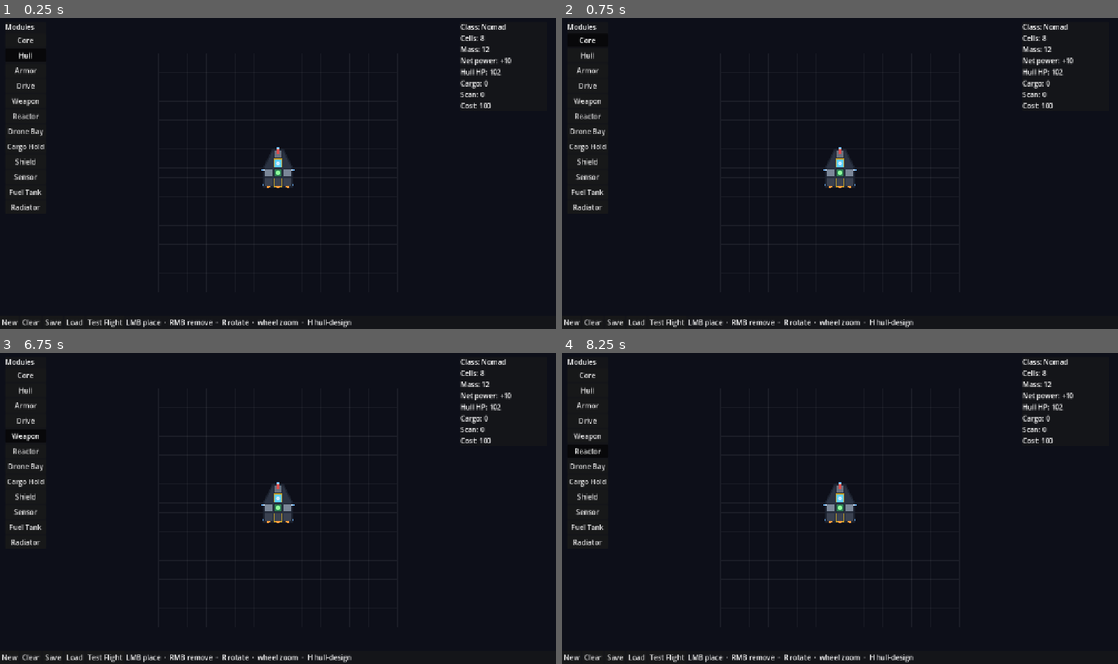
Above: before the commit, frames 1-4 (two rows, left to right).
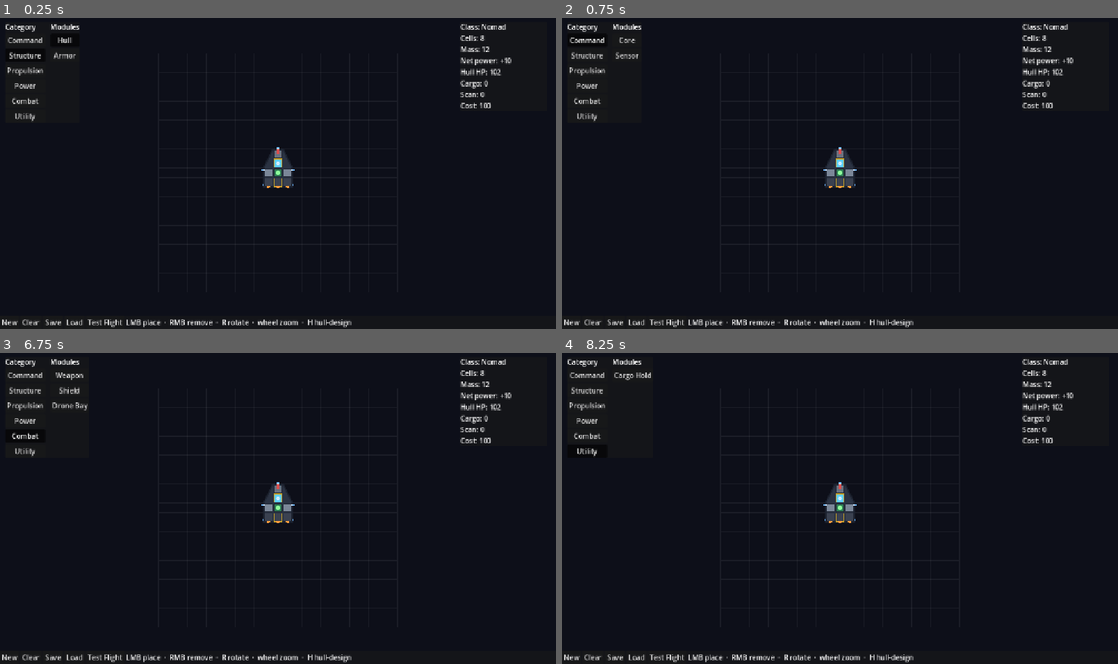
Above: after the commit, the same moments.

Repository: psyinf/seeker
Game: Godot game, scene res://scenes/main/main.tscn
The game is run twice, just before and just after one commit, with the same random seed, the same clock (stepped at 60 frames per second) and the same inputs.
Inputs (mouse positions are in pixels of both pictures, inside the frame that each line leads up to):
- Up to frame 1 (0.25 s): no input
- Up to frame 2 (0.75 s): click (589, 39) at 0.5 s, where only the run before the commit has a clickable "Core"
- Up to frame 3 (6.75 s): click (27, 374) at 1.25 s, where only the run after the commit has a clickable "Command"; click (27, 390) at 2 s, where only the run before the commit has a clickable "Hull"; click (27, 390) at 2.75 s, where only the run after the commit has a clickable "Structure"; click "Armor" at 3.5 s; click (27, 405) at 4.25 s, where only the run after the commit has a clickable "Propulsion"; click "Drive" at 5 s; click (27, 421) at 5.75 s, where only the run after the commit has a clickable "Power"; click (27, 436) at 6.5 s, where only the run before the commit has a clickable "Weapon"
- Up to frame 4 (8.25 s): click (589, 436) at 7.25 s, where only the run after the commit has a clickable "Combat"; click (589, 452) at 8 s, where only the run before the commit has a clickable "Reactor"

The runs differ from the first frame. In frame 1, 1.0% of the frame differs, in the area x 1-15%, y 1-62%; in frame 2, 1.0%; in frame 3, 1.2%, in the area x 1-16%, y 1-62%; in frame 4, 1.0%.

Commit message:
feat(editor): group ship parts into KSP-style category tabs
Replace the flat module palette with six category tabs (Command, Structure, Propulsion, Power, Combat, Utility); only the selected category's parts are listed.

Diff:
--- a/scenes/ship/editor/ship_design_editor.gd
+++ b/scenes/ship/editor/ship_design_editor.gd
@@ -8,6 +8,10 @@
 ## bottom bar news/clears/saves/loads and starts a Test Flight. The `Hull` child
 ## (SegmentedHull) renders the design; `Hover` draws the cursor highlight. Hosted
 ## by `ModeManager` as the `SHIP_EDITOR` mode (also runs standalone).
+##
+## The palette is KSP-style: a left column of category tabs (Command, Structure,
+## Propulsion, Power, Combat, Utility) picks a category and only that category's
+## parts are listed beside it.
 
 const SAVE_PATH := "user://ship_designs/current.tres"
 const ZOOM_MIN := 0.3
@@ -19,20 +23,34 @@
 ## on to author new hull types by extending the footprint (H toggles it).
 @export var allow_hull_design: bool = true
 
-## Kinds shown in the palette, in order, with their labels.
-const PALETTE := [
-	[ShipSegment.Kind.CORE, "Core"],
-	[ShipSegment.Kind.HULL, "Hull"],
-	[ShipSegment.Kind.ARMOR, "Armor"],
-	[ShipSegment.Kind.THRUSTER, "Drive"],
-	[ShipSegment.Kind.WEAPON, "Weapon"],
-	[ShipSegment.Kind.REACTOR, "Reactor"],
-	[ShipSegment.Kind.DRONE_BAY, "Drone Bay"],
-	[ShipSegment.Kind.CARGO_HOLD, "Cargo Hold"],
-	[ShipSegment.Kind.SHIELD, "Shield"],
-	[ShipSegment.Kind.SENSOR, "Sensor"],
-	[ShipSegment.Kind.FUEL_TANK, "Fuel Tank"],
-	[ShipSegment.Kind.RADIATOR, "Radiator"],
+## Part palette grouped into KSP-style category tabs. Each entry is
+## `[category_label, [[kind, part_label], ...]]`; the tab strip picks a category
+## and only that category's parts are shown. Keep kinds listed once.
+const CATEGORIES := [
+	["Command", [
+		[ShipSegment.Kind.CORE, "Core"],
+		[ShipSegment.Kind.SENSOR, "Sensor"],
+	]],
+	["Structure", [
+		[ShipSegment.Kind.HULL, "Hull"],
+		[ShipSegment.Kind.ARMOR, "Armor"],
+	]],
+	["Propulsion", [
+		[ShipSegment.Kind.THRUSTER, "Drive"],
+		[ShipSegment.Kind.FUEL_TANK, "Fuel Tank"],
+	]],
+	["Power", [
+		[ShipSegment.Kind.REACTOR, "Reactor"],
+		[ShipSegment.Kind.RADIATOR, "Radiator"],
+	]],
+	["Combat", [
+		[ShipSegment.Kind.WEAPON, "Weapon"],
+		[ShipSegment.Kind.SHIELD, "Shield"],
+		[ShipSegment.Kind.DRONE_BAY, "Drone Bay"],
+	]],
+	["Utility", [
+		[ShipSegment.Kind.CARGO_HOLD, "Cargo Hold"],
+	]],
 ]
 
 var design: ShipDesign
@@ -48,7 +66,9 @@
 @onready var _hover: Node2D = $Hover
 @onready var _camera: Camera2D = $Camera2D
 
-var _palette_buttons: Array[Button] = []
+var _category_buttons: Array[Button] = []
+var _parts_box: VBoxContainer
+var selected_category: int = 0
 var _stats_label: Label
 var _status_label: Label
 
@@ -59,6 +79,7 @@
 	_hover.editor = self
 	design.changed.connect(_on_design_changed)
 	_build_ui()
+	_select_category(_category_of_kind(selected_kind))
 	_select_kind(selected_kind)
 	_refresh_stats()
 	queue_redraw()
@@ -209,19 +230,33 @@
 	var palette_panel := PanelContainer.new()
 	palette_panel.position = Vector2(12, 12)
 	layer.add_child(palette_panel)
-	var palette_box := VBoxContainer.new()
-	palette_panel.add_child(palette_box)
+	var palette_row := HBoxContainer.new()
+	palette_panel.add_child(palette_row)
+
+	# Left column: category tabs (KSP-style).
+	var tabs_box := VBoxContainer.new()
+	palette_row.add_child(tabs_box)
+	var tabs_title := Label.new()
+	tabs_title.text = "Category"
+	tabs_box.add_child(tabs_title)
+	for i in CATEGORIES.size():
+		var cat_button := Button.new()
+		cat_button.text = CATEGORIES[i][0]
+		cat_button.toggle_mode = true
+		cat_button.pressed.connect(_select_category.bind(i))
+		tabs_box.add_child(cat_button)
+		_category_buttons.append(cat_button)
+
+	palette_row.add_child(VSeparator.new())
+
+	# Right column: parts of the selected category (rebuilt on tab switch).
+	var parts_col := VBoxContainer.new()
+	palette_row.add_child(parts_col)
 	var title := Label.new()
 	title.text = "Modules"
-	palette_box.add_child(title)
-	for entry in PALETTE:
-		var kind: ShipSegment.Kind = entry[0]
-		var button := Button.new()
-		button.text = entry[1]
-		button.toggle_mode = true
-		button.pressed.connect(_select_kind.bind(kind))
-		palette_box.add_child(button)
-		_palette_buttons.append(button)
+	parts_col.add_child(title)
+	_parts_box = VBoxContainer.new()
+	parts_col.add_child(_parts_box)
 
 	var stats_panel := PanelContainer.new()
 	stats_panel.position = Vector2(get_viewport().get_visible_rect().size.x - 220, 12)
@@ -256,13 +291,41 @@
 	parent.add_child(button)
 
 
+## Index of the category tab whose part list contains `kind` (0 if none).
+func _category_of_kind(kind: ShipSegment.Kind) -> int:
+	for i in CATEGORIES.size():
+		for entry in CATEGORIES[i][1]:
+			if entry[0] == kind:
+				return i
+	return 0
+
+
+## Switch the active category tab and rebuild the parts list beside it.
+func _select_category(index: int) -> void:
+	selected_category = index
+	for i in _category_buttons.size():
+		_category_buttons[i].button_pressed = i == index
+	for child in _parts_box.get_children():
+		child.queue_free()
+	for entry in CATEGORIES[index][1]:
+		var kind: ShipSegment.Kind = entry[0]
+		var button := Button.new()
+		button.text = entry[1]
+		button.toggle_mode = true
+		button.button_pressed = kind == selected_kind
+		button.set_meta("kind", kind)
+		button.pressed.connect(_select_kind.bind(kind))
+		_parts_box.add_child(button)
+
+
 func _select_kind(kind: ShipSegment.Kind) -> void:
 	selected_kind = kind
 	# Drives vent aft by default so extensions stack toward the nose.
 	if kind == ShipSegment.Kind.THRUSTER:
 		place_facing = ShipSegment.Facing.DOWN
-	for i in _palette_buttons.size():
-		_palette_buttons[i].button_pressed = PALETTE[i][0] == kind
+	for child in _parts_box.get_children():
+		if child is Button:
+			child.button_pressed = child.get_meta("kind") == kind
 	_hover.queue_redraw()
 
 
